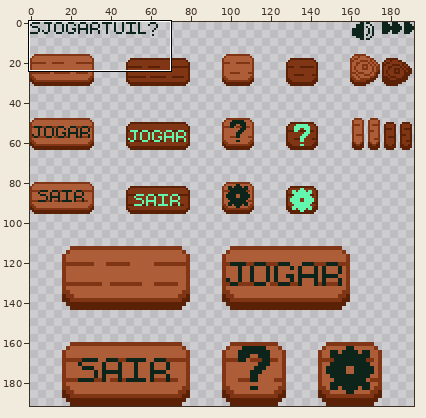
File history of a pixel-art file, Aseprite/Buttons.aseprite. The first picture is a wide view before the edit; the outline marks the close-up.
Close-up. Old version:
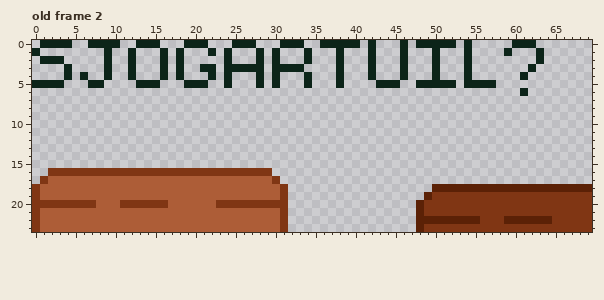
192x192 pixels, 4 frames. Shown: old frame 2: x 0..69, y 0..23. The commit also changed other frames or places, which this record leaves out.
The same view after the edit:
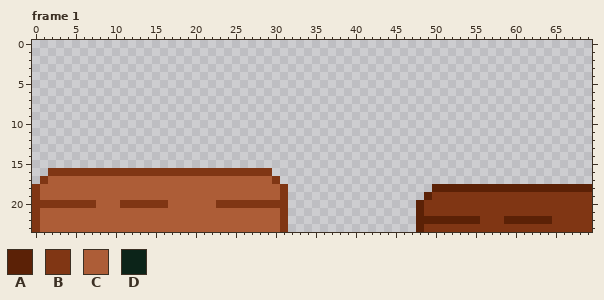
Palette (. is transparent): A #5b2106  B #803614  C #ad5d37  D #0c2419
A new or re-ordered frame is compared with the old frame closest to it.
What changed:
frames re-ordered
Frame 1 against old frame 2:
y 0: x 1..4 DDDD -> ....; x 7..10 DDDD -> ....; x 13..15 DDD -> ...; x 19..21 DDD -> ...; x 25..27 DDD -> ...; x 31..33 DDD -> ...; x 36..40 DDDDD -> .....; x 42 D -> .; x 46 D -> .; x 48..52 DDDDD -> .....; x 54 D -> .; x 60..62 DDD -> ...
y 1: x 0 D -> .; x 9 D -> .; x 12 D -> .; x 16 D -> .; x 18 D -> .; x 22 D -> .; x 24 D -> .; x 28 D -> .; x 30 D -> .; x 34 D -> .; x 38 D -> .; x 42 D -> .; x 46 D -> .; x 50 D -> .; x 54 D -> .; x 59 D -> .; x 63 D -> .
y 2: x 1..3 DDD -> ...; x 9 D -> .; x 12 D -> .; x 16 D -> .; x 18 D -> .; x 24 D -> .; x 28 D -> .; x 30 D -> .; x 34 D -> .; x 38 D -> .; x 42 D -> .; x 46 D -> .; x 50 D -> .; x 54 D -> .; x 63 D -> .
y 3: x 4 D -> .; x 9 D -> .; x 12 D -> .; x 16 D -> .; x 18 D -> .; x 21..22 DD -> ..; x 24..28 DDDDD -> .....; x 30..33 DDDD -> ....; x 38 D -> .; x 42 D -> .; x 46 D -> .; x 50 D -> .; x 54 D -> .; x 62 D -> .
y 4: x 4 D -> .; x 6 D -> .; x 9 D -> .; x 12 D -> .; x 16 D -> .; x 18 D -> .; x 22 D -> .; x 24 D -> .; x 28 D -> .; x 30 D -> .; x 34 D -> .; x 38 D -> .; x 42 D -> .; x 46 D -> .; x 50 D -> .; x 54 D -> .; x 61 D -> .
y 5: x 0..3 DDDD -> ....; x 7..8 DD -> ..; x 13..15 DDD -> ...; x 19..21 DDD -> ...; x 24 D -> .; x 28 D -> .; x 30 D -> .; x 34 D -> .; x 38 D -> .; x 43..45 DDD -> ...; x 48..52 DDDDD -> .....; x 54..57 DDDD -> ....
y 6: x 61 D -> .
Where, in picture pixels (left, top, right, bottom), the same in both close-ups:
erased: (32, 40, 544, 96)
